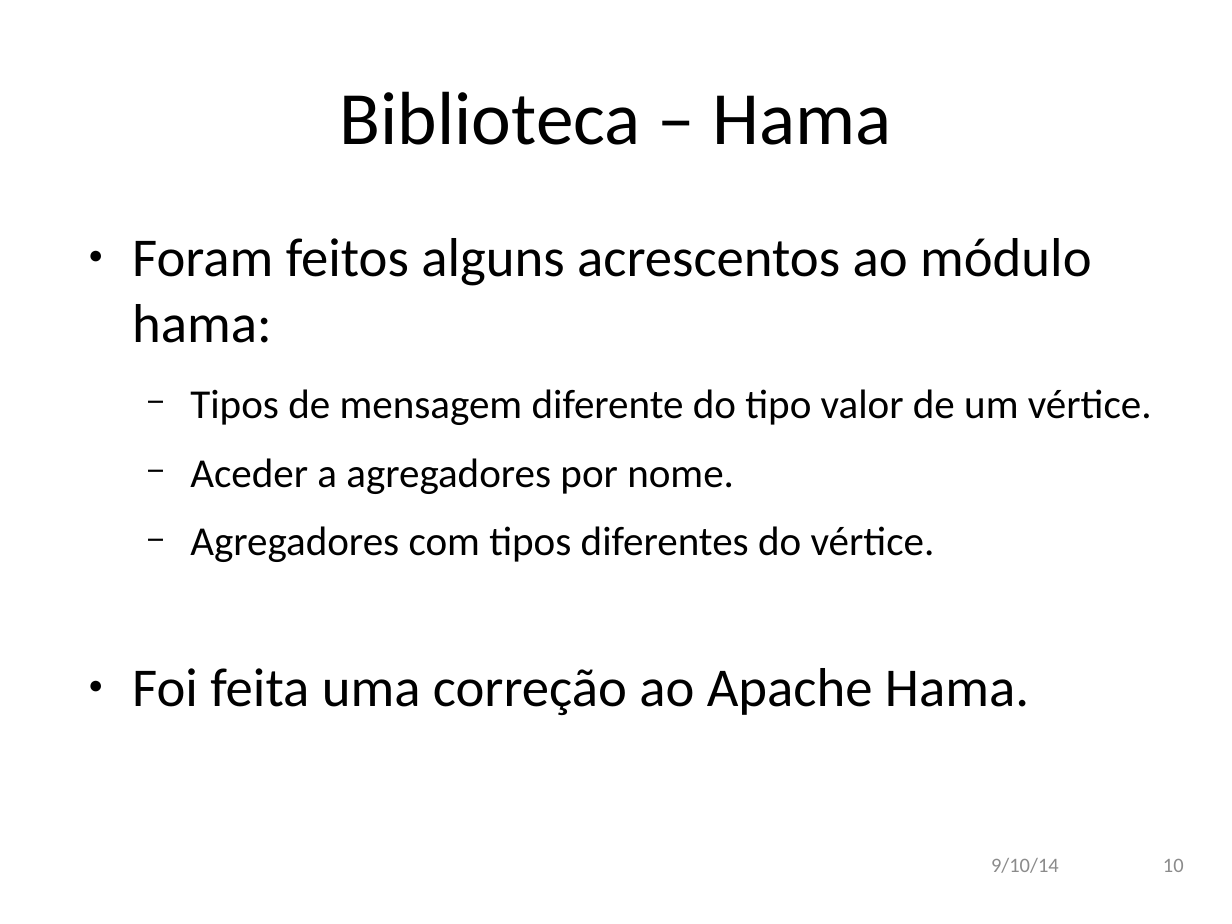
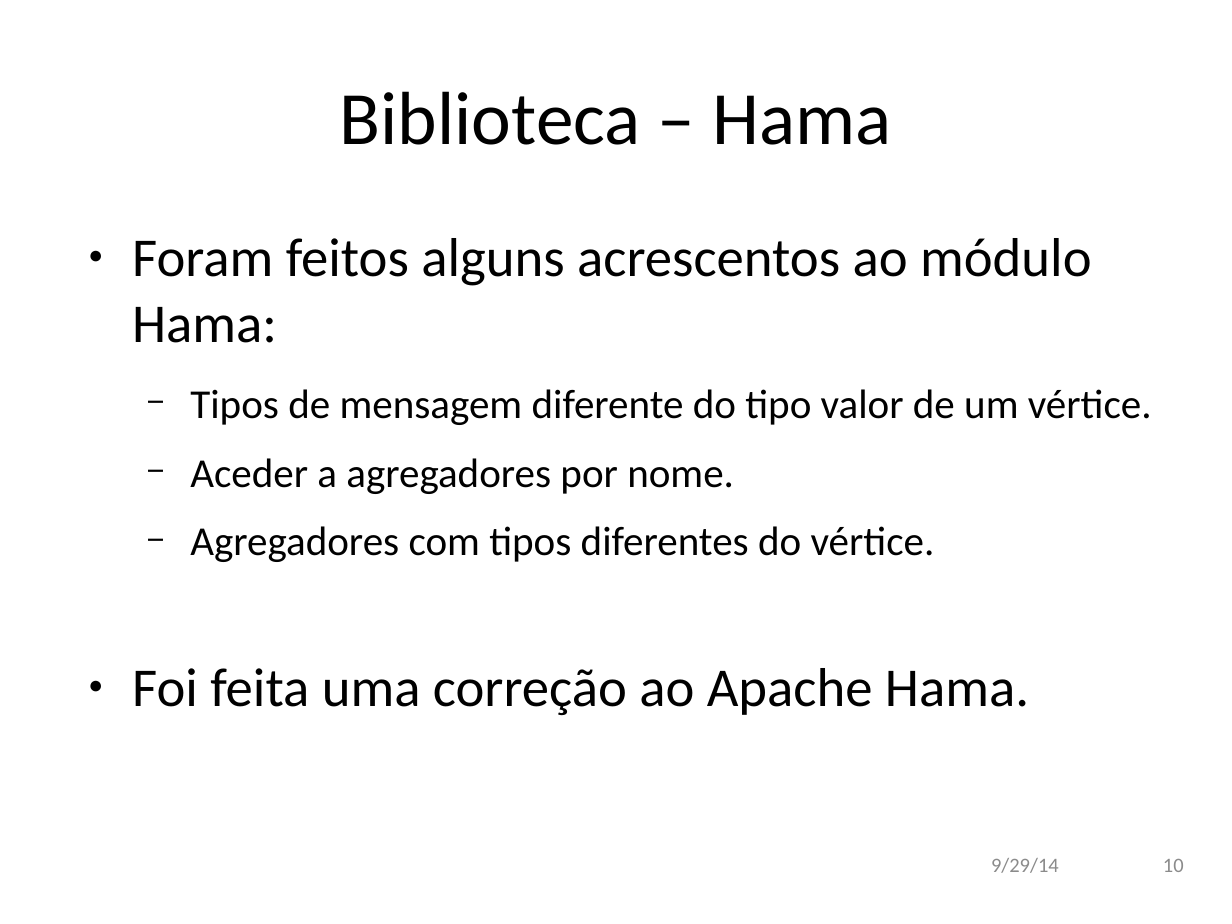
Before and after one commit to andremota/Distributed-Graph-Processing, a slide deck: slide 10 of docs/apresentação/apres_isel_format.odp. Drawn at 1232x924 pixels with LibreOffice and Linux fonts; fonts in the diff are those of the drawing; background and template pictures are left out. Boxes give left, top, right and bottom in pixels: in the first picture for what was removed or moved away, otherwise in the second. Text is boxed around its words. In the diff, an @@ line names an element or a change of style, - is before the commit and + after.

```diff
--- a/docs/apresentação/apres_isel_format.odp
+++ b/docs/apresentação/apres_isel_format.odp
@@ text at (132,238,1092,343): text changed @@
-● Foram feitos alguns acrescentos ao módulo hama:
+● Foram feitos alguns acrescentos ao módulo Hama:
@@ text at (991,858,1059,873): text changed @@
-9/10/14
+9/29/14
```
Also in this commit, not shown: 17 other slides changed.
